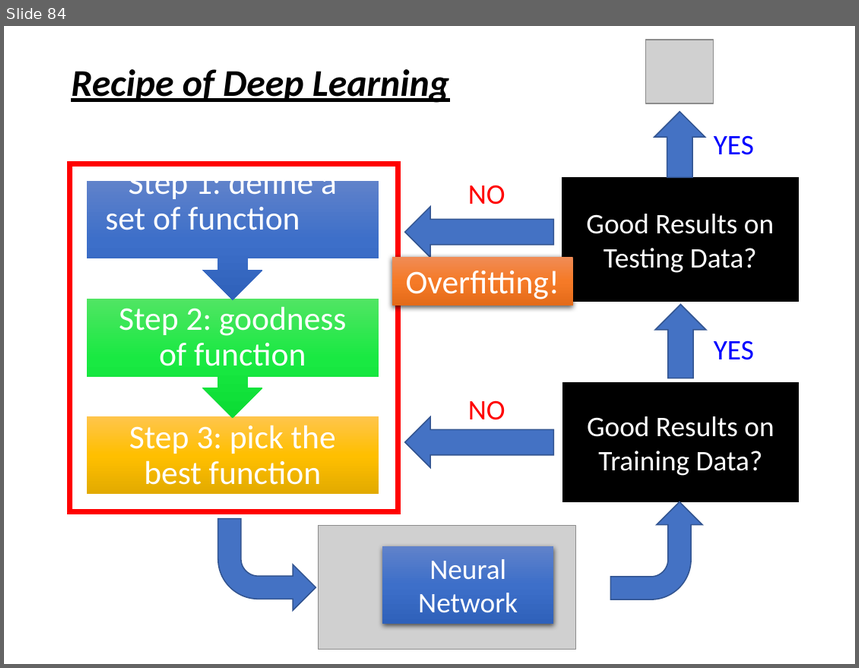
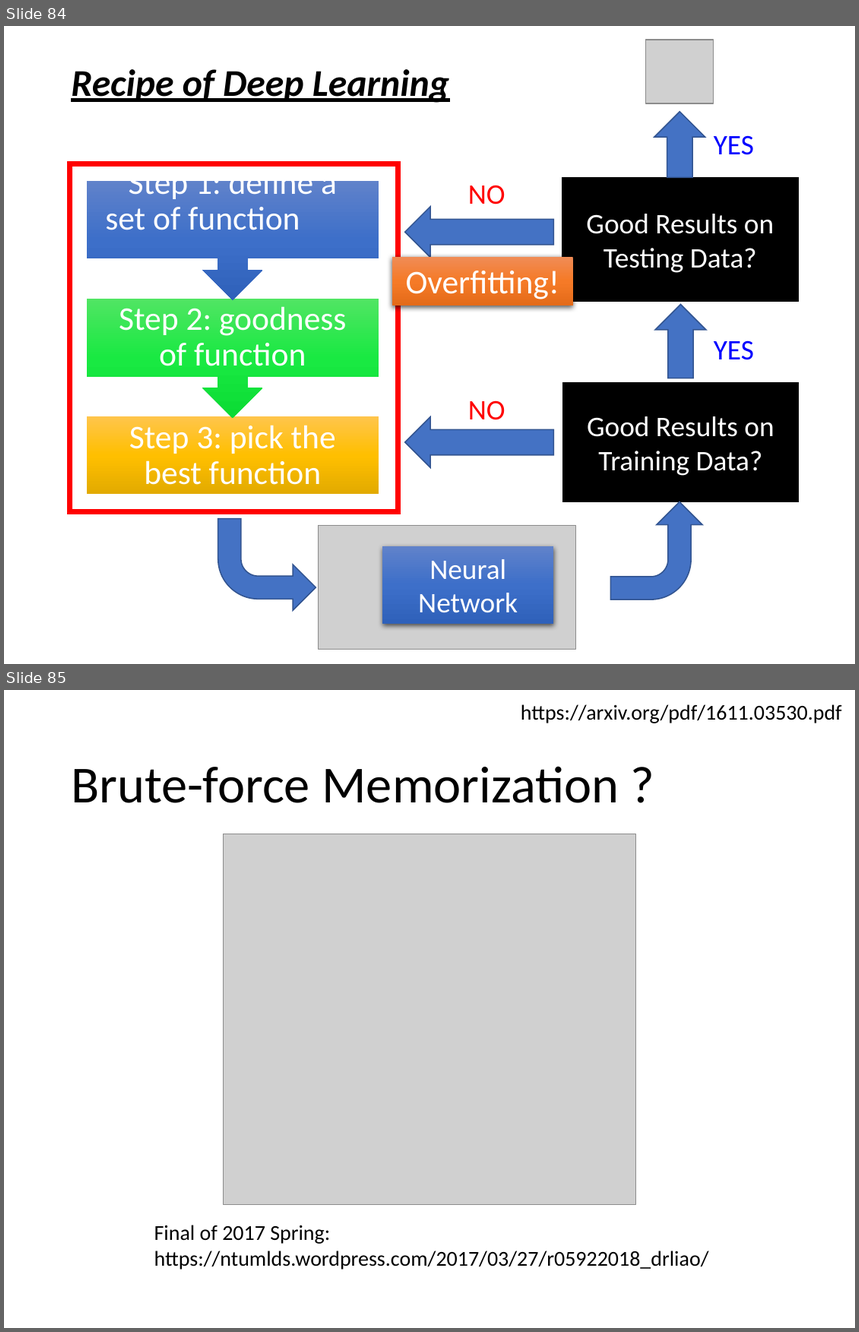
Before and after one commit to allenyllee/AIacademy, a slide deck: 深度學習理論-深層神經網路基礎與卷積神經網路@李宏毅/lecture 6 - dnn tip.pptx. Shown one above the other, each under a label of ours: slide 84 before the commit, slides 84 and 85 after it. The pictures are 859x668 and 859x1332 pixels, drawn with LibreOffice and Linux fonts; fonts in the diff are those of the drawing; grey boxes stand for pictures. Boxes give left, top, right and bottom in pixels: in the first picture for what was removed or moved away, otherwise in the second. Text is boxed around its words. In the diff, an @@ line names an element or a change of style, - is before the commit and + after.

```diff
--- a/深度學習理論-深層神經網路基礎與卷積神經網路@李宏毅/lecture 6 - dnn tip.pptx
+++ b/深度學習理論-深層神經網路基礎與卷積神經網路@李宏毅/lecture 6 - dnn tip.pptx
@@ slide 85 added at bbox=[4, 690, 855, 1328], background #FFFFFF @@
@@ text added at bbox=[521, 704, 842, 723], 18 pt, text #000000 @@
+https://arxiv.org/pdf/1611.03530.pdf
@@ title added at bbox=[71, 766, 619, 803], 44 pt, text #000000 @@
+Brute-force Memorization ?
@@ picture added at bbox=[224, 834, 636, 1205] @@
@@ text added at bbox=[154, 1225, 709, 1270], 18 pt, text #000000 @@
+Final of 2017 Spring: https://ntumlds.wordpress.com/2017/03/27/r05922018_drliao/
```
Also in this commit, not shown: 1 other slide added, 3 other files.
